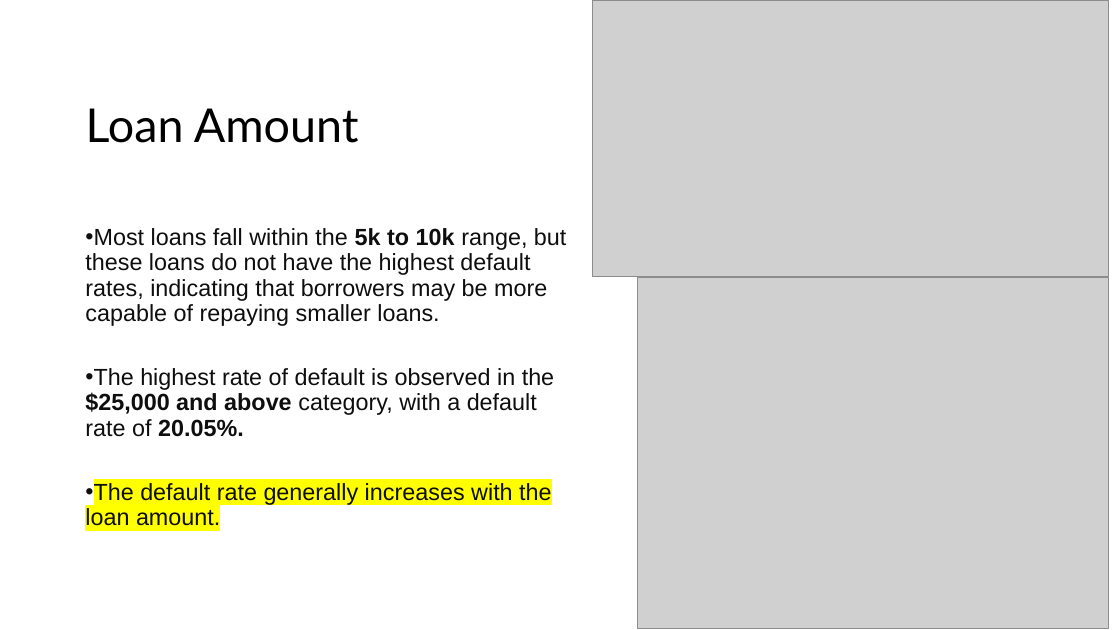
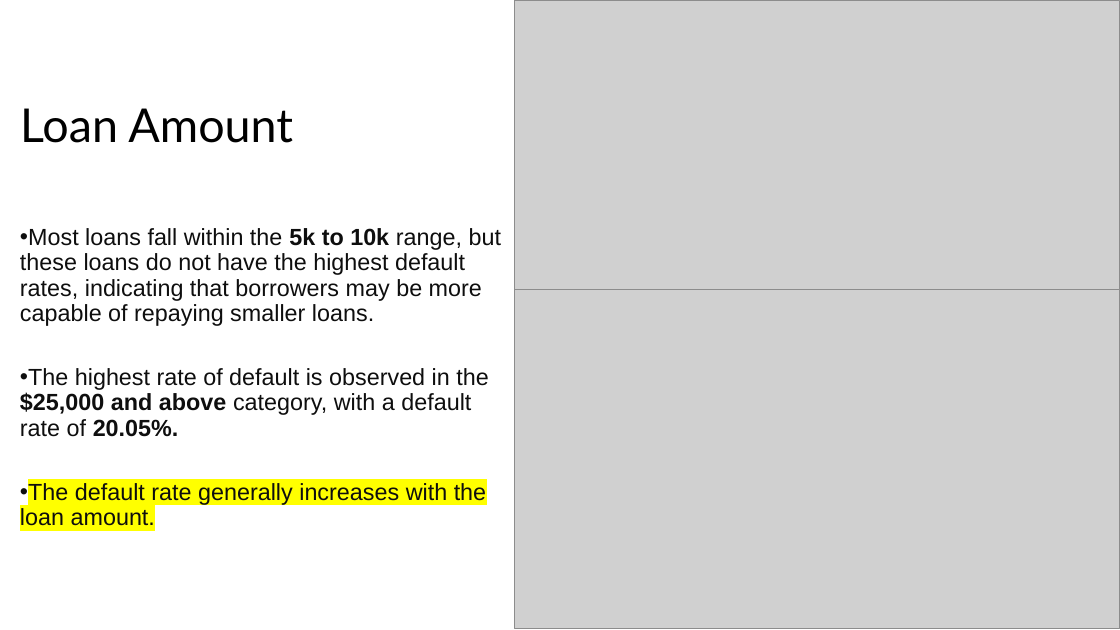
Before and after one commit to cyberpirate92/lending-club-case-study, a slide deck: slide 7 of Lending Club Case Study.pptx. Drawn at 1120x630 pixels with LibreOffice and Linux fonts; fonts in the diff are those of the drawing; grey boxes stand for pictures. Boxes give left, top, right and bottom in pixels: in the first picture for what was removed or moved away, otherwise in the second. Text is boxed around its words. In the diff, an @@ line names an element or a change of style, - is before the commit and + after.

```diff
--- a/Lending Club Case Study.pptx
+++ b/Lending Club Case Study.pptx
@@ picture: place and size @@
-picture at <box>592,1,1108,276</box>
+picture at <box>515,1,1120,289</box>
@@ title "Loan Amount": place and size @@
-title "Loan Amount" at <box>86,108,359,143</box>
+title "Loan Amount" at <box>20,108,293,143</box>
@@ text "Most loans fall within the ...": place and size @@
-text "Most loans fall within the ..." at <box>85,228,566,526</box>
+text "Most loans fall within the ..." at <box>20,228,501,526</box>
@@ picture: place and size @@
-picture at <box>638,278,1108,628</box>
+picture at <box>515,289,1120,628</box>
```
Also in this commit, not shown: 5 other slides changed, 1 other file.
